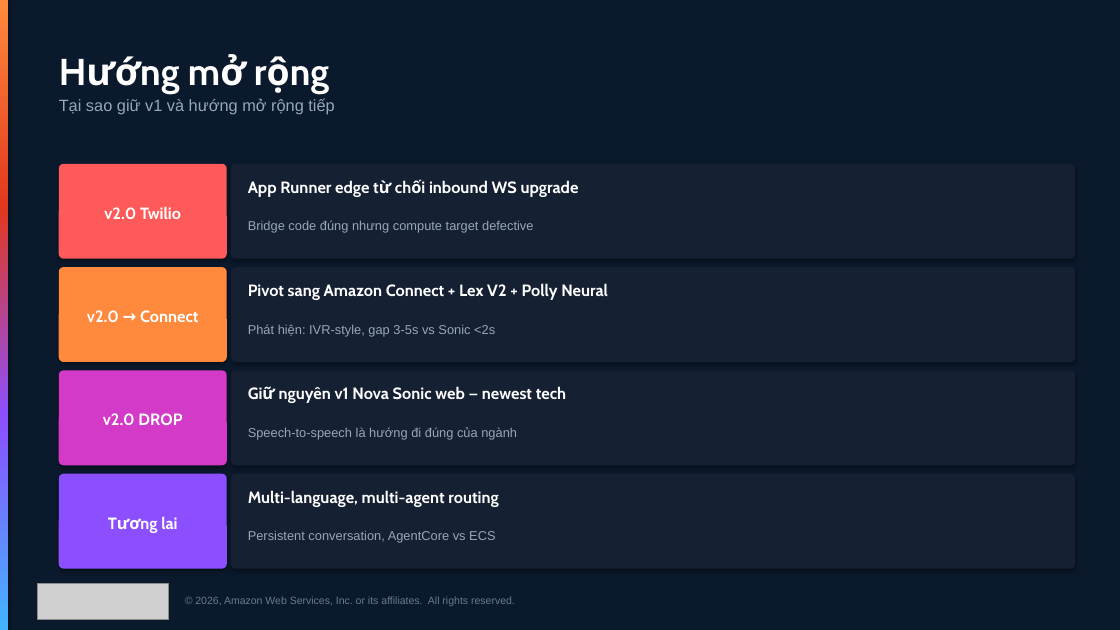
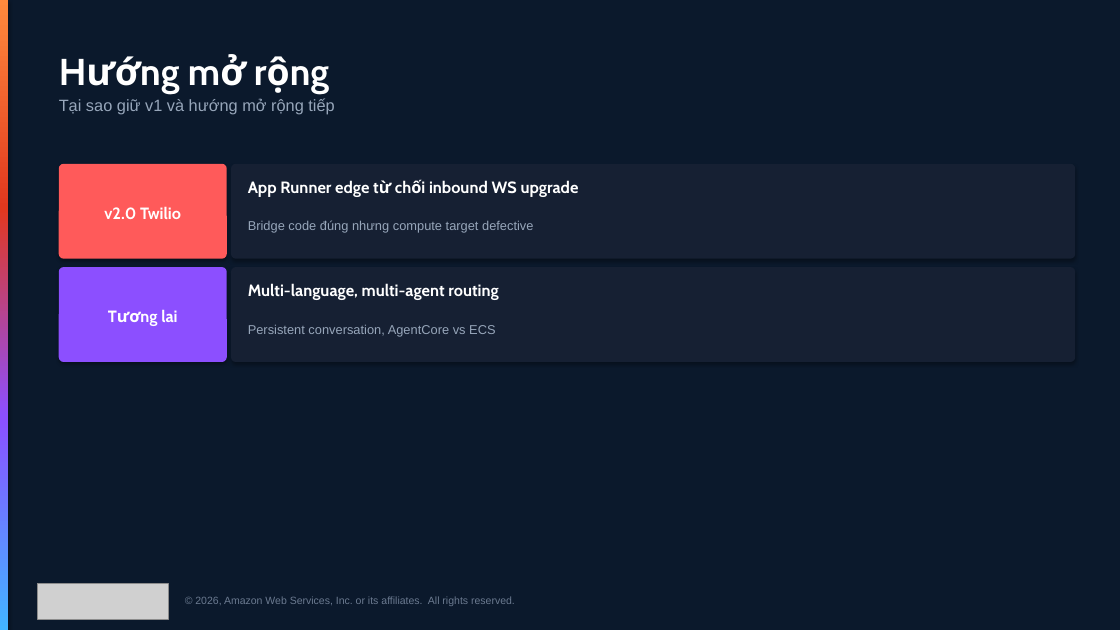
Before and after one commit to KenzyTran/hera, a slide deck: slide 17 of docs/slides/Hera-Voice-Agent-Sharing.pptx. Drawn at 1120x630 pixels with LibreOffice and Linux fonts; fonts in the diff are those of the drawing; grey boxes stand for pictures. Boxes give left, top, right and bottom in pixels: in the first picture for what was removed or moved away, otherwise in the second. Text is boxed around its words. In the diff, an @@ line names an element or a change of style, - is before the commit and + after.

```diff
--- a/docs/slides/Hera-Voice-Agent-Sharing.pptx
+++ b/docs/slides/Hera-Voice-Agent-Sharing.pptx
@@ 3 texts, 1 rounded rectangle: place and size @@
-3 texts, 1 rounded rectangle at box(59, 474, 498, 569)
+3 texts, 1 rounded rectangle at box(59, 267, 498, 362)
@@ rounded rectangle removed at box(59, 267, 227, 362) @@
@@ text removed at box(248, 283, 608, 300) @@
-Pivot sang Amazon Connect + Lex V2 + Polly Neural
@@ text removed at box(87, 310, 198, 322) @@
-v2.0 → Connect
@@ text removed at box(248, 324, 495, 336) @@
-Phát hiện: IVR-style, gap 3-5s vs Sonic <2s
@@ rounded rectangle removed at box(59, 371, 227, 465) @@
@@ rounded rectangle removed at box(231, 371, 1075, 465) @@
@@ text removed at box(279, 386, 566, 403) @@
-Giữ nguyên v1 Nova Sonic web — newest tech
@@ text removed at box(103, 413, 182, 425) @@
-v2.0 DROP
@@ text removed at box(248, 427, 517, 440) @@
-Speech-to-speech là hướng đi đúng của ngành
@@ rounded rectangle removed at box(231, 474, 1075, 569) @@
```
